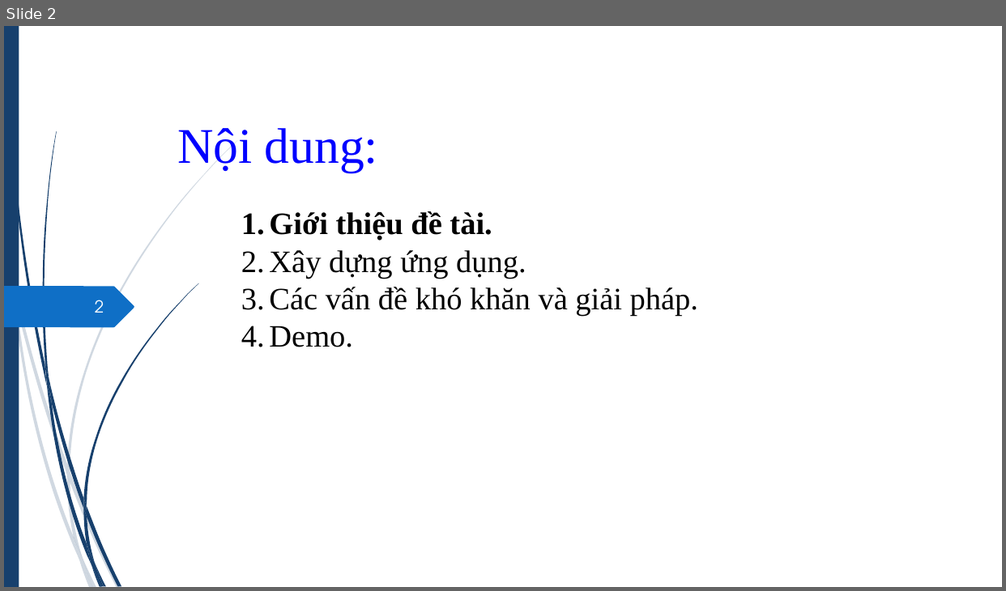
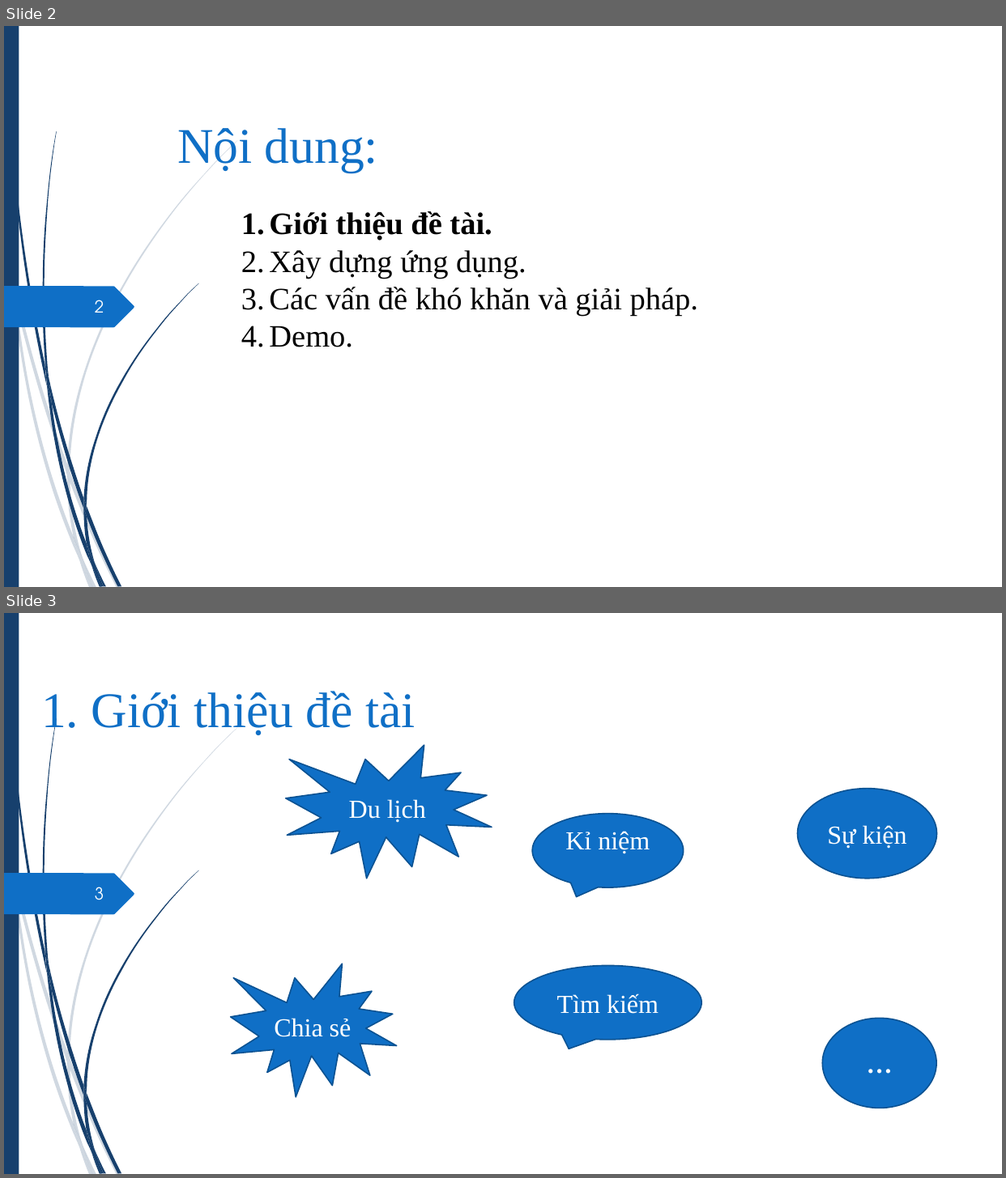
Before and after one commit to hvngoc/Presentation, a slide deck: slide 2.pptx. Shown one above the other, each under a label of ours: slide 2 before the commit, slides 2 and 3 after it. The pictures are 1006x591 and 1006x1178 pixels, drawn with LibreOffice and Linux fonts; fonts in the diff are those of the drawing. Boxes give left, top, right and bottom in pixels: in the first picture for what was removed or moved away, otherwise in the second. Text is boxed around its words. In the diff, an @@ line names an element or a change of style, - is before the commit and + after.

```diff
--- a/slide 2.pptx
+++ b/slide 2.pptx
@@ slide 3 added at <box>4,613,1002,1174</box>, background #FFFFFF; not listed: 24 template elements that a slide beside it also shows @@
@@ title added at <box>41,691,415,737</box>, 48 pt, text #0F6FC6 @@
+1. Giới thiệu đề tài
@@ irregular seal added at <box>286,746,492,879</box>, fill #0F6FC6, outline #0B5292 1.25 pt, 25 pt, text #FFFFFF @@
+Du lịch
@@ ellipse added at <box>798,789,937,879</box>, fill #0F6FC6, outline #0B5292 1.25 pt, 25 pt, text #FFFFFF @@
+Sự kiện
@@ speech bubble added at <box>533,814,684,888</box>, fill #0F6FC6, outline #0B5292 1.25 pt, 25 pt, text #FFFFFF @@
+Kỉ niệm
@@ page number added at <box>95,887,104,901</box>, 16 pt, text #FEFFFF @@
+3
@@ irregular seal added at <box>231,964,397,1097</box>, fill #0F6FC6, outline #0B5292 1.25 pt, 25 pt, text #FFFFFF @@
+Chia sẻ
@@ speech bubble added at <box>514,965,702,1040</box>, fill #0F6FC6, outline #0B5292 1.25 pt, 25 pt, text #FFFFFF @@
+Tìm kiếm
@@ ellipse added at <box>822,1019,936,1109</box>, fill #0F6FC6, outline #0B5292 1.25 pt, 25 pt, text #FFFFFF, bold @@
+…
@@ slide 2 changed as well @@
@@ text "Nội dung:" at <box>177,128,378,172</box>: text colour #0000FF to #0F6FC6 @@
```
Also in this commit, not shown: 12 other slides changed, 1 other slide added.
